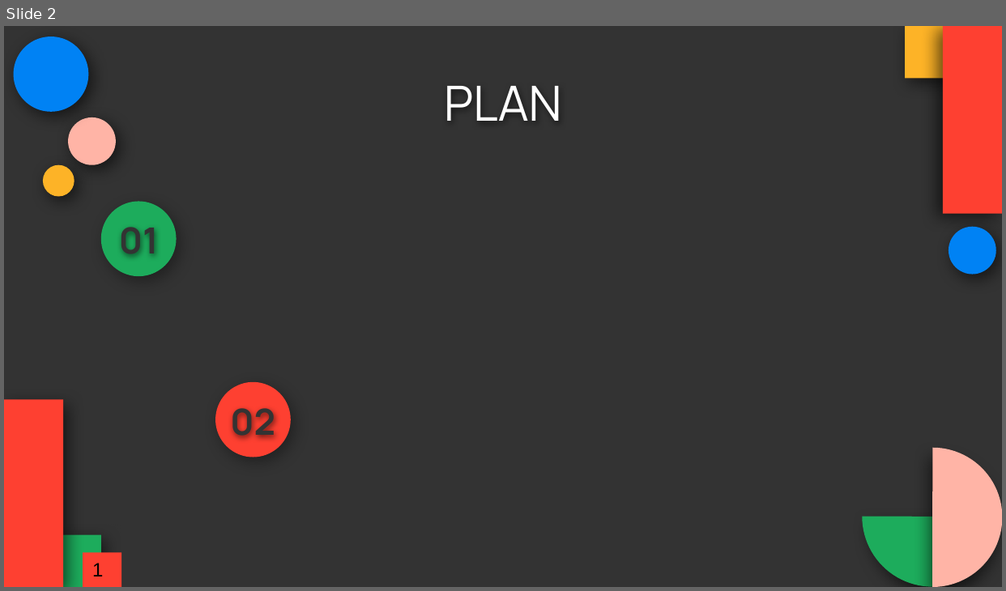
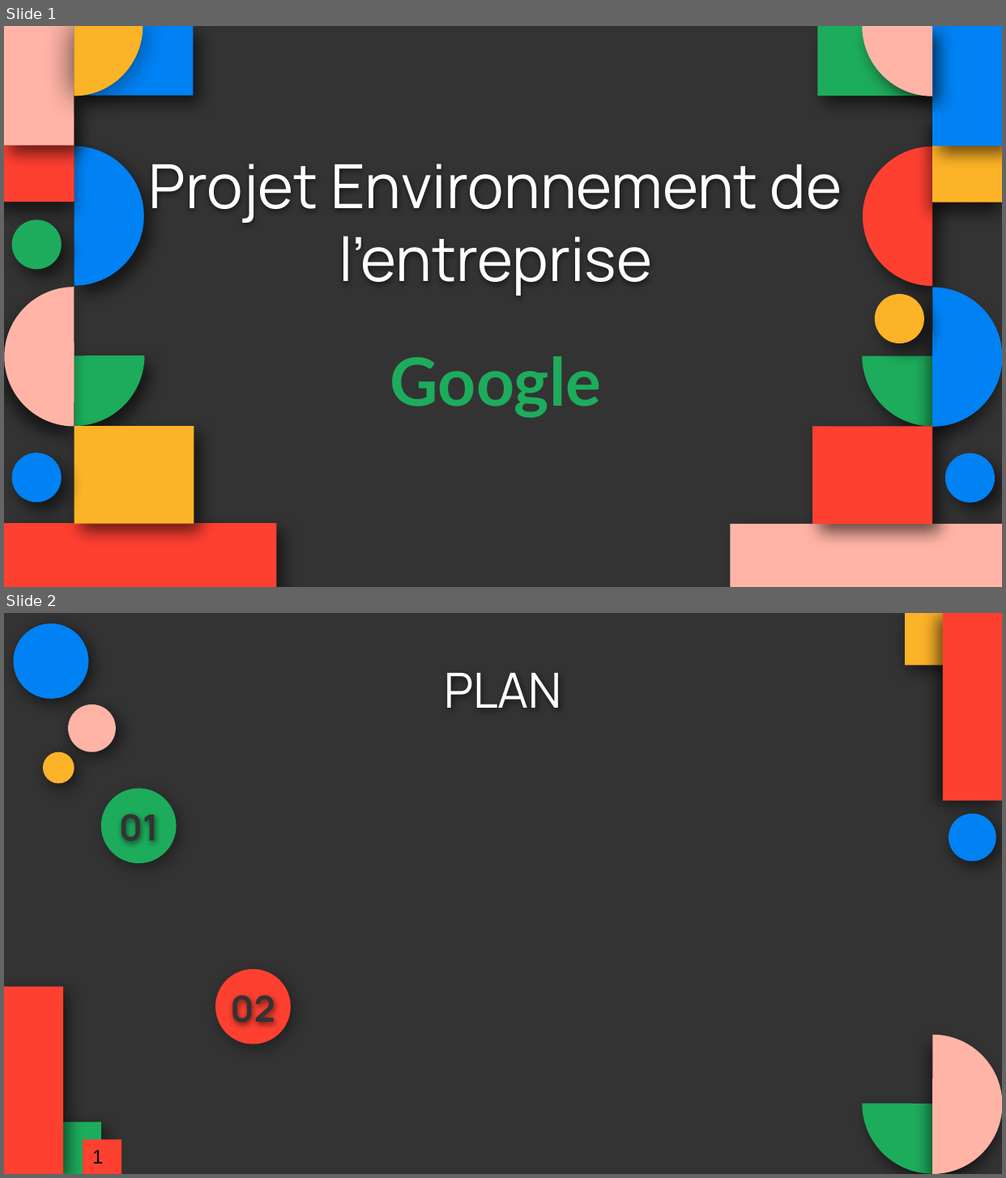
Before and after one commit to AzizBenIsmail/Environnement_De_Entreprise, a slide deck: Projet environnement de l'entreprise.pptx. Shown one above the other, each under a label of ours: slide 2 before the commit, slides 1 and 2 after it. The pictures are 1006x591 and 1006x1178 pixels, drawn with LibreOffice and Linux fonts; fonts in the diff are those of the drawing. Boxes give left, top, right and bottom in pixels: in the first picture for what was removed or moved away, otherwise in the second. Text is boxed around its words. In the diff, an @@ line names an element or a change of style, - is before the commit and + after.

```diff
--- a/Projet environnement de l'entreprise.pptx
+++ b/Projet environnement de l'entreprise.pptx
@@ slide 1 added at [4,26,1002,587], background #333333 @@
@@ rectangle added at [4,26,74,145], fill #FFB4A6 @@
@@ pie slice (boxed as its full ellipse) added at [5,26,143,96], fill #FDB327 @@
@@ rectangle added at [73,26,193,96], fill #0082F4 @@
@@ rectangle added at [817,26,932,96], fill #1DAC5C @@
@@ pie slice (boxed as its full ellipse) added at [863,26,1002,96], fill #FFB4A6 @@
@@ rectangle added at [932,26,1002,146], fill #0082F4 @@
@@ rectangle added at [4,115,74,203], fill #FE4031 @@
@@ rectangle added at [932,115,1002,203], fill #FDB327 @@
@@ pie slice (boxed as its full ellipse) added at [4,146,143,285], fill #0082F4 @@
@@ pie slice (boxed as its full ellipse) added at [863,147,1002,287], fill #FE4031 @@
@@ title added at [149,164,842,296], 44 pt, text #FFFFFF @@
+Projet Environnement de l’entreprise
@@ ellipse added at [12,220,62,270], fill #1DAC5C @@
@@ pie slice (boxed as its full ellipse) added at [4,285,145,426], fill #1DAC5C @@
@@ pie slice (boxed as its full ellipse) added at [4,288,143,427], fill #FFB4A6 @@
@@ pie slice (boxed as its full ellipse) added at [863,285,1002,426], fill #1DAC5C @@
@@ pie slice (boxed as its full ellipse) added at [863,288,1002,427], fill #0082F4 @@
@@ ellipse added at [874,294,924,344], fill #FDB327 @@
@@ subtitle added at [390,356,602,418], 48 pt, text #1DAC5C, bold @@
+Google
@@ rectangle added at [74,426,194,524], fill #FDB327 @@
@@ rectangle added at [812,426,932,524], fill #FE4031 @@
@@ ellipse added at [12,453,62,503], fill #0082F4 @@
@@ ellipse added at [945,453,995,503], fill #0082F4 @@
@@ rectangle added at [4,524,276,587], fill #FE4031 @@
@@ rectangle added at [731,524,1002,587], fill #FFB4A6 @@
```
Also in this commit, not shown: 1 slide removed.
